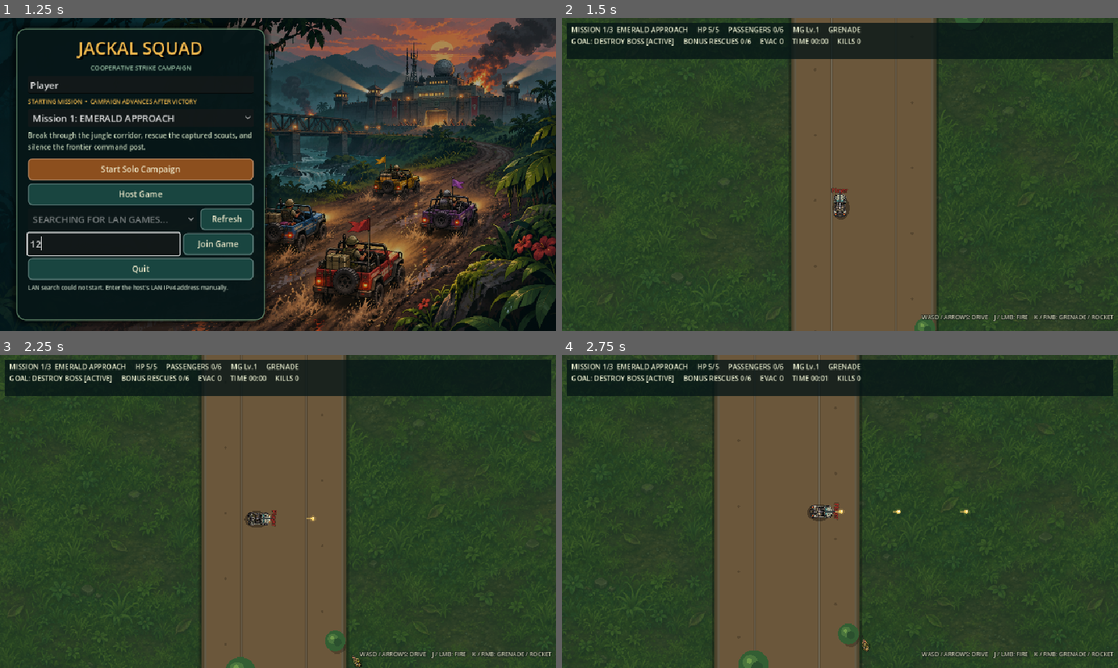
Above: before the commit, frames 1-4 (two rows, left to right).
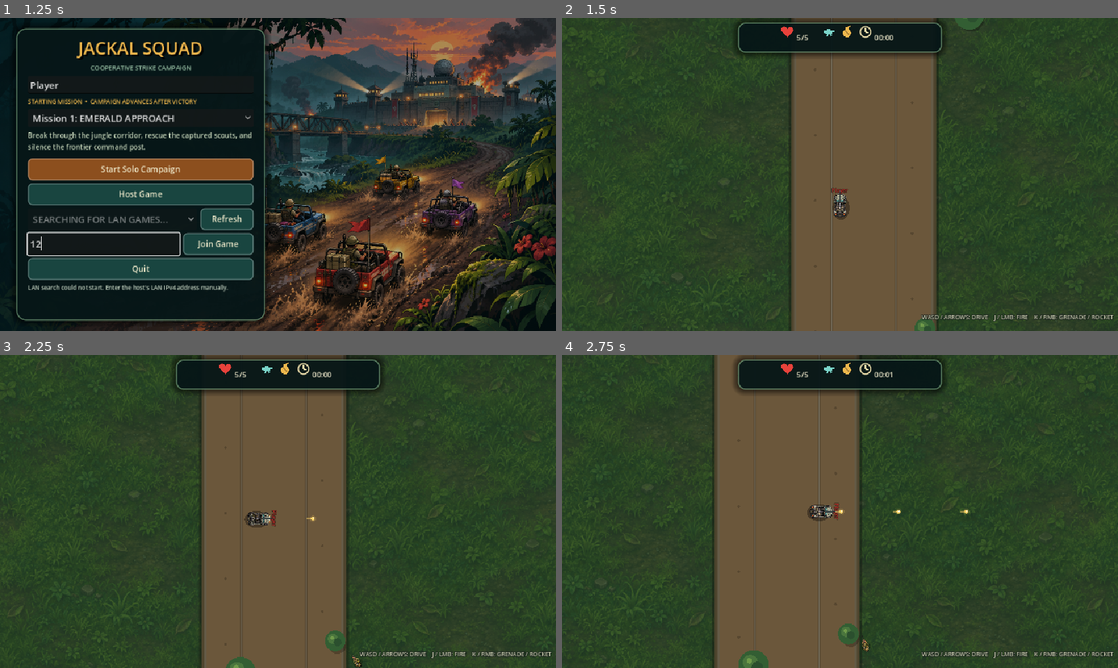
Above: after the commit, the same moments.

Repository: Brolton/Jackal-Squad
Game: Godot game, scene res://scenes/main.tscn
Same seed, same stepped clock (60 frames per second), same inputs: the game is played once before the commit and once after it.
Inputs (mouse positions are in pixels of both pictures, inside the frame that each line leads up to):
- Up to frame 1 (1.25 s): click (105, 243) at 0.52 s; type "12" at 0.6 s
- Up to frame 2 (1.5 s): click "Start Solo Campaign" at 1.25 s
- Up to frame 3 (2.25 s): tap Enter at 2 s; move the mouse to (400, 495) at 2.02 s; hold D (move_right) from 2.03 s (still down); hold J (fire_primary) from 2.03 s (still down); click (400, 495) at 2.17 s
- Up to frame 4 (2.75 s): keep holding D (move_right); keep holding J (fire_primary); tap Space at 2.27 s

Frame 1 is identical in both runs. In frame 2, 8.7% of the frame differs, in the area x 0-100%, y 0-14%; in frame 3, 8.7%; in frame 4, 8.7%.

Commit message:
Redesign compact tactical HUD
Co-authored-by: Copilot <223556219+Copilot@users.noreply.github.com>

Diff:
--- a/scenes/hud.tscn
+++ b/scenes/hud.tscn
@@ -1,27 +1,104 @@
-[gd_scene load_steps=2 format=3]
+[gd_scene load_steps=3 format=3]
 
 [ext_resource type="Script" path="res://scripts/hud.gd" id="1_hud"]
+[ext_resource type="Script" path="res://scripts/hud_icon.gd" id="2_icon"]
 
 [node name="HUD" type="CanvasLayer"]
 script = ExtResource("1_hud")
 
-[node name="TopBackdrop" type="ColorRect" parent="."]
-offset_left = 8.0
+[node name="TopBackdrop" type="PanelContainer" parent="."]
+custom_minimum_size = Vector2(352, 52)
+layout_mode = 1
+anchors_preset = 5
+anchor_left = 0.5
+anchor_top = 0.0
+anchor_right = 0.5
+anchor_bottom = 0.0
+offset_left = -176.0
 offset_top = 8.0
-offset_right = 952.0
-offset_bottom = 70.0
-color = Color(0.02, 0.08, 0.085, 0.78)
+offset_right = 176.0
+offset_bottom = 60.0
+grow_horizontal = 2
 mouse_filter = 2
 
-[node name="Status" type="Label" parent="."]
-offset_left = 16.0
-offset_top = 12.0
-offset_right = 944.0
-offset_bottom = 68.0
-theme_override_colors/font_color = Color(0.92, 0.94, 0.82, 1)
-theme_override_colors/font_outline_color = Color(0.04, 0.07, 0.06, 0.75)
-theme_override_constants/outline_size = 1
-theme_override_font_sizes/font_size = 12
+[node name="Row" type="HBoxContainer" parent="TopBackdrop"]
+layout_mode = 2
+theme_override_constants/separation = 10
+alignment = 1
+
+[node name="HealthDisplay" type="HBoxContainer" parent="TopBackdrop/Row"]
+layout_mode = 2
+theme_override_constants/separation = 5
+tooltip_text = "Health"
+
+[node name="Heart" type="Control" parent="TopBackdrop/Row/HealthDisplay"]
+custom_minimum_size = Vector2(22, 22)
+layout_mode = 2
+script = ExtResource("2_icon")
+icon_kind = &"heart"
+tint = Color(0.91, 0.26, 0.23, 1)
+
+[node name="HealthCount" type="Label" parent="TopBackdrop/Row/HealthDisplay"]
+custom_minimum_size = Vector2(34, 0)
+layout_mode = 2
+theme_override_colors/font_color = Color(0.94, 0.92, 0.8, 1)
+theme_override_font_sizes/font_size = 13
+text = "5/5"
+
+[node name="PassengerDisplay" type="HBoxContainer" parent="TopBackdrop/Row"]
+visible = false
+layout_mode = 2
+theme_override_constants/separation = 4
+tooltip_text = "Passengers aboard"
+
+[node name="Passengers" type="Control" parent="TopBackdrop/Row/PassengerDisplay"]
+custom_minimum_size = Vector2(22, 22)
+layout_mode = 2
+script = ExtResource("2_icon")
+icon_kind = &"passengers"
+tint = Color(0.88, 0.83, 0.64, 1)
+
+[node name="PassengerCount" type="Label" parent="TopBackdrop/Row/PassengerDisplay"]
+custom_minimum_size = Vector2(25, 0)
+layout_mode = 2
+theme_override_colors/font_color = Color(0.94, 0.92, 0.8, 1)
+theme_override_font_sizes/font_size = 13
+text = "x0"
+
+[node name="PrimaryWeapon" type="Control" parent="TopBackdrop/Row"]
+custom_minimum_size = Vector2(22, 22)
+layout_mode = 2
+tooltip_text = "Machine gun"
+script = ExtResource("2_icon")
+icon_kind = &"machine_gun"
+tint = Color(0.48, 0.83, 0.79, 1)
+
+[node name="SecondaryWeapon" type="Control" parent="TopBackdrop/Row"]
+custom_minimum_size = Vector2(22, 22)
+layout_mode = 2
+tooltip_text = "Grenade"
+script = ExtResource("2_icon")
+icon_kind = &"grenade"
+tint = Color(0.94, 0.72, 0.3, 1)
+
+[node name="ClockDisplay" type="HBoxContainer" parent="TopBackdrop/Row"]
+layout_mode = 2
+theme_override_constants/separation = 4
+tooltip_text = "Mission time"
+
+[node name="Clock" type="Control" parent="TopBackdrop/Row/ClockDisplay"]
+custom_minimum_size = Vector2(22, 22)
+layout_mode = 2
+script = ExtResource("2_icon")
+icon_kind = &"clock"
+tint = Color(0.88, 0.83, 0.64, 1)
+
+[node name="MissionTime" type="Label" parent="TopBackdrop/Row/ClockDisplay"]
+custom_minimum_size = Vector2(42, 0)
+layout_mode = 2
+theme_override_colors/font_color = Color(0.94, 0.92, 0.8, 1)
+theme_override_font_sizes/font_size = 13
+text = "00:00"
 
 [node name="ControlsHint" type="Label" parent="."]
 layout_mode = 1
--- a/scripts/hud.gd
+++ b/scripts/hud.gd
@@ -1,6 +1,13 @@
 extends CanvasLayer
 
-@onready var _status: Label = $Status
+@onready var _top_backdrop: PanelContainer = $TopBackdrop
+@onready var _health_display: HBoxContainer = $TopBackdrop/Row/HealthDisplay
+@onready var _health_count: Label = $TopBackdrop/Row/HealthDisplay/HealthCount
+@onready var _passenger_display: HBoxContainer = $TopBackdrop/Row/PassengerDisplay
+@onready var _passenger_count_label: Label = $TopBackdrop/Row/PassengerDisplay/PassengerCount
+@onready var _primary_weapon: Control = $TopBackdrop/Row/PrimaryWeapon
+@onready var _secondary_weapon: Control = $TopBackdrop/Row/SecondaryWeapon
+@onready var _mission_time: Label = $TopBackdrop/Row/ClockDisplay/MissionTime
 @onready var _controls_hint: Label = $ControlsHint
 @onready var _victory_panel: Control = $VictoryPanel
 @onready var _victory_title: Label = $VictoryPanel/VBoxContainer/Title
@@ -11,88 +18,77 @@
 var _maximum_health := 0
 var _primary_upgrade_level := 0
 var _secondary_upgrade_level := 0
-var _passenger_count := 0
-var _evacuated_passengers := 0
 var _rescued_passengers := 0
-var _rescue_objective_total := 6
 var _mission_elapsed := 0.0
 var _enemies_destroyed := 0
-var _final_base_destroyed := false
 var _mission_completed := false
 var _player_contributions: Dictionary = {}
-var _level_name := "EMERALD APPROACH"
 var _campaign_level_index := 0
-var _campaign_level_count := 3
 var _controls_hint_time := 7.0
 var _auto_advance_started := false
 
 func _ready() -> void:
+	var hud_style := VisualTheme.panel_style(0.88, 12)
+	hud_style.content_margin_left = 10.0
+	hud_style.content_margin_right = 10.0
+	hud_style.content_margin_top = 5.0
+	hud_style.content_margin_bottom = 5.0
+	_top_backdrop.add_theme_stylebox_override("panel", hud_style)
 	_victory_panel.add_theme_stylebox_override("panel", VisualTheme.panel_style(0.97, 14))
 	VisualTheme.decorate_button(_continue_button, true)
 	_continue_button.pressed.connect(_on_continue_pressed)
+	_refresh_health()
+	_refresh_weapons()
 
 func _process(delta: float) -> void:
-	if _controls_hint_time <= 0.0:
-		return
-	_controls_hint_time = maxf(0.0, _controls_hint_time - delta)
-	if _controls_hint_time <= 0.0:
-		_controls_hint.hide()
+	if _controls_hint_time > 0.0:
+		_controls_hint_time = maxf(0.0, _controls_hint_time - delta)
+		if _controls_hint_time <= 0.0:
+			_controls_hint.hide()
+	_mission_elapsed = NetworkSession.mission_elapsed
+	var formatted_time := _format_time(_mission_elapsed)
+	if _mission_time.text != formatted_time:
+		_mission_time.text = formatted_time
 
 func update_health(current: int, maximum: int) -> void:
 	_current_health = current
 	_maximum_health = maximum
-	_refresh()
+	_refresh_health()
 
 func update_weapon_upgrades(primary_level: int, secondary_level: int) -> void:
 	_primary_upgrade_level = primary_level
 	_secondary_upgrade_level = secondary_level
-	_refresh()
+	_refresh_weapons()
 
 func update_passengers(current: int, _maximum: int) -> void:
-	_passenger_count = current
-	_refresh()
+	_passenger_display.visible = current > 0
+	_passenger_count_label.text = "x%d" % current
 
-func update_rescue_score(evacuated: int, rescued: int) -> void:
-	_evacuated_passengers = evacuated
+func update_rescue_score(_evacuated: int, rescued: int) -> void:
 	_rescued_passengers = rescued
-	_refresh()
 
 func update_mission_state(state: Dictionary) -> void:
 	_mission_elapsed = float(state.get("mission_elapsed", 0.0))
 	_enemies_destroyed = int(state.get("enemies_destroyed", 0))
-	_rescue_objective_total = int(state.get("rescue_objective_total", 6))
-	_final_base_destroyed = bool(state.get("final_base_destroyed", false))
 	_mission_completed = bool(state.get("mission_completed", false))
-	_evacuated_passengers = int(state.get("evacuated_passengers", 0))
 	_rescued_passengers = int(state.get("rescued_passengers", 0))
 	_player_contributions = state.get("player_contributions", {}).duplicate(true)
-	_level_name = str(state.get("level_name", _level_name))
 	_campaign_level_index = int(state.get("campaign_level_index", 0))
-	_campaign_level_count = int(state.get("campaign_level_count", CampaignCatalog.count()))
-	_refresh()
 	_refresh_victory_panel()
 
-func _refresh() -> void:
-	var secondary_label := "GRENADE" if _secondary_upgrade_level == 0 else "ROCKET Lv.%d" % _secondary_upgrade_level
-	_status.text = (
-		"MISSION %d/%d  %s     HP %d/%d     PASSENGERS %d/6     MG Lv.%d     %s\n"
-		+ "GOAL: DESTROY BOSS [%s]     BONUS RESCUES %d/%d     EVAC %d     TIME %s     KILLS %d"
-	) % [
-		_campaign_level_index + 1,
-		_campaign_level_count,
-		_level_name,
-		_current_health,
-		_maximum_health,
-		_passenger_count,
-		_primary_upgrade_level + 1,
-		secondary_label,
-		"DESTROYED" if _final_base_destroyed else "ACTIVE",
-		_rescued_passengers,
-		_rescue_objective_total,
-		_evacuated_passengers,
-		_format_time(_mission_elapsed),
-		_enemies_destroyed,
-	]
+func _refresh_health() -> void:
+	_health_count.text = "%d/%d" % [_current_health, _maximum_health]
+	_health_display.tooltip_text = "Health: %d of %d" % [_current_health, _maximum_health]
+
+func _refresh_weapons() -> void:
+	_primary_weapon.tooltip_text = "Machine gun - Lv.%d" % (_primary_upgrade_level + 1)
+	if _secondary_upgrade_level == 0:
+		_secondary_weapon.set("icon_kind", &"grenade")
+		_secondary_weapon.tooltip_text = "Grenade"
+	else:
+		_secondary_weapon.set("icon_kind", &"rocket")
+		_secondary_weapon.tooltip_text = "Rocket - Lv.%d" % _secondary_upgrade_level
+	_secondary_weapon.queue_redraw()
 
 func _refresh_victory_panel() -> void:
 	_victory_panel.visible = _mission_completed
--- /dev/null
+++ b/scripts/hud_icon.gd
@@ -0,0 +1,63 @@
+extends Control
+
+@export var icon_kind: StringName = &"machine_gun"
+@export var tint := Color.WHITE
+
+func _draw() -> void:
+	match icon_kind:
+		&"heart":
+			_draw_heart()
+		&"passengers":
+			_draw_passengers()
+		&"machine_gun":
+			_draw_machine_gun()
+		&"grenade":
+			_draw_grenade()
+		&"rocket":
+			_draw_rocket()
+		&"clock":
+			_draw_clock()
+
+func _draw_heart() -> void:
+	var points := PackedVector2Array([
+		Vector2(11, 20), Vector2(2, 11), Vector2(0.5, 8), Vector2(1, 5),
+		Vector2(3, 2.5), Vector2(6, 2), Vector2(8.5, 3.5), Vector2(11, 6),
+		Vector2(13.5, 3.5), Vector2(16, 2), Vector2(19, 2.5), Vector2(21, 5),
+		Vector2(21.5, 8), Vector2(20, 11),
+	])
+	draw_colored_polygon(points, tint)
+
+func _draw_passengers() -> void:
+	draw_circle(Vector2(7, 6), 3.2, tint)
+	draw_circle(Vector2(16, 7), 2.8, tint)
+	draw_rect(Rect2(3, 10, 8, 9), tint, true)
+	draw_rect(Rect2(13, 11, 7, 8), tint, true)
+
+func _draw_machine_gun() -> void:
+	draw_rect(Rect2(6, 8, 11, 6), tint, true)
+	draw_rect(Rect2(16, 9, 6, 3), tint, true)
+	draw_rect(Rect2(3, 9, 4, 4), tint, true)
+	draw_line(Vector2(10, 14), Vector2(9, 19), tint, 2.5)
+	draw_line(Vector2(14, 14), Vector2(16, 18), tint, 2.5)
+	draw_line(Vector2(8, 7), Vector2(15, 7), tint, 2.0)
+
+func _draw_grenade() -> void:
+	draw_circle(Vector2(11, 13), 7, tint)
+	draw_rect(Rect2(9, 3, 5, 3), tint, true)
+	draw_line(Vector2(13, 3), Vector2(17, 1), tint, 1.8)
+	draw_line(Vector2(7, 8), Vector2(15, 16), tint.darkened(0.3), 1.2)
+
+func _draw_rocket() -> void:
+	draw_colored_polygon(PackedVector2Array([
+		Vector2(4, 18), Vector2(7, 9), Vector2(15, 2), Vector2(19, 1),
+		Vector2(18, 6), Vector2(11, 14),
+	]), tint)
+	draw_colored_polygon(PackedVector2Array([
+		Vector2(7, 13), Vector2(3, 13), Vector2(2, 19), Vector2(9, 16),
+	]), tint.darkened(0.25))
+	draw_circle(Vector2(15, 6), 1.5, tint.darkened(0.4))
+
+func _draw_clock() -> void:
+	draw_arc(Vector2(11, 11), 9, 0.0, TAU, 32, tint, 2.0, true)
+	draw_line(Vector2(11, 11), Vector2(11, 5), tint, 2.0)
+	draw_line(Vector2(11, 11), Vector2(16, 13), tint, 2.0)
--- a/tests/test_visual_presentation.gd
+++ b/tests/test_visual_presentation.gd
@@ -57,15 +57,42 @@
 	root.add_child(hud)
 	await process_frame
 	_check(hud.get_node_or_null("TopBackdrop") != null, "HUD has a readable tactical backdrop")
-	var backdrop := hud.get_node("TopBackdrop") as ColorRect
+	var backdrop := hud.get_node("TopBackdrop") as Control
 	_check(backdrop.size.y <= 64.0, "Tactical HUD stays compact and does not obscure the battlefield")
 	_check(hud.get_node_or_null("ControlsHint") != null, "Control help uses a separate temporary hint")
+	hud.call("update_health", 3, 5)
+	hud.call("update_passengers", 2, 6)
+	hud.call("update_weapon_upgrades", 0, 1)
+	_check(
+		(hud.get_node("TopBackdrop/Row/HealthDisplay/HealthCount") as Label).text == "3/5",
+		"HUD displays the current health count"
+	)
+	_check(
+		(hud.get_node("TopBackdrop/Row/PassengerDisplay") as Control).visible
+		and (hud.get_node("TopBackdrop/Row/PassengerDisplay/PassengerCount") as Label).text == "x2",
+		"HUD shows a passenger icon and count only when passengers are aboard"
+	)
+	_check(
+		str(hud.get_node("TopBackdrop/Row/SecondaryWeapon").get("icon_kind")) == "rocket",
+		"HUD switches the secondary weapon icon to a rocket after an upgrade"
+	)
+	var session: Node = root.get_node("NetworkSession")
+	session.set("mission_elapsed", 125.0)
+	await process_frame
+	_check(
+		(hud.get_node("TopBackdrop/Row/ClockDisplay/MissionTime") as Label).text == "02:05",
+		"HUD displays the synchronized mission time"
+	)
+	hud.call("update_passengers", 0, 6)
+	_check(
+		not (hud.get_node("TopBackdrop/Row/PassengerDisplay") as Control).visible,
+		"HUD hides the passenger indicator when the jeep is empty"
+	)
 	var continue_button := hud.get_node("VictoryPanel/VBoxContainer/ContinueButton") as Button
 	_check(continue_button != null and continue_button.get_theme_stylebox("normal") is StyleBoxFlat, "Mission result panel has a styled campaign action")
 	hud.queue_free()
 	await process_frame
 
-	var session: Node = root.get_node("NetworkSession")
 	session.call("start_solo", "VisualTester", 0)
 	var game: Node = load("res://scenes/level_01.tscn").instantiate()
 	root.add_child(game)
Not shown, added: scripts/hud_icon.gd.uid
